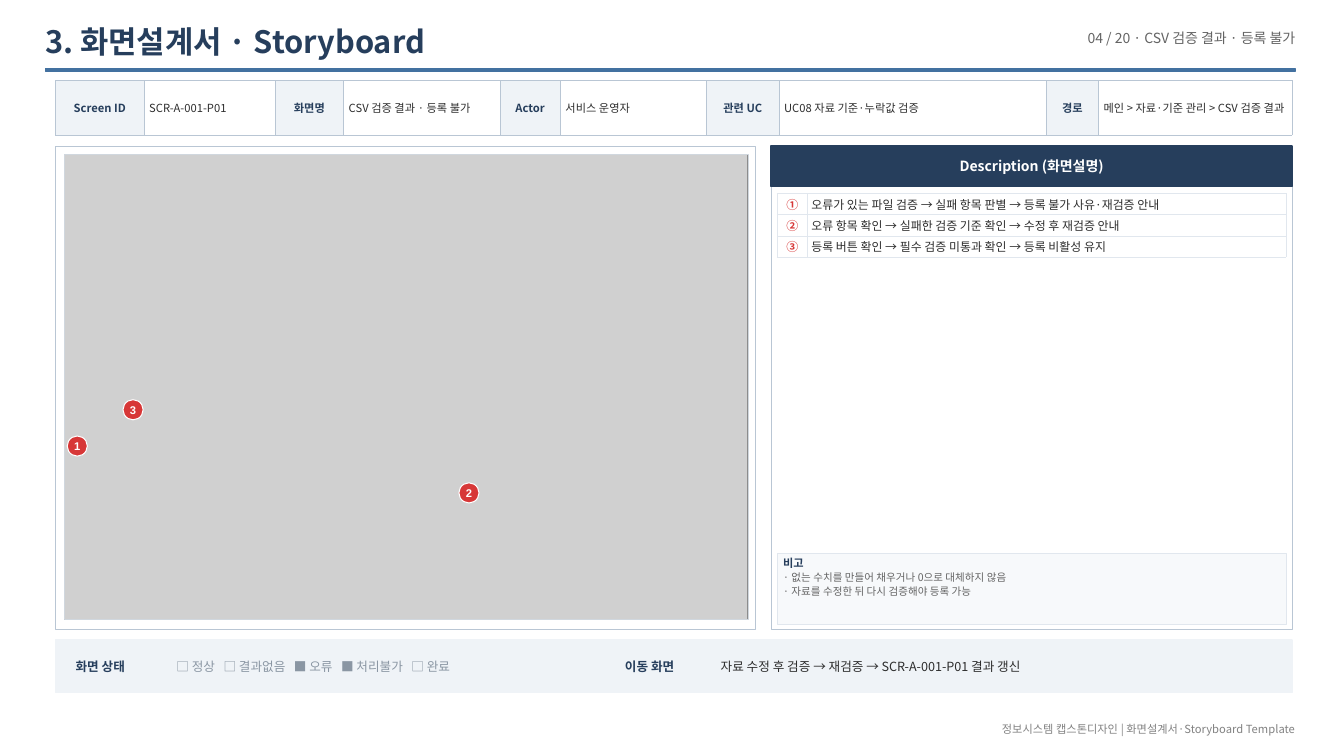
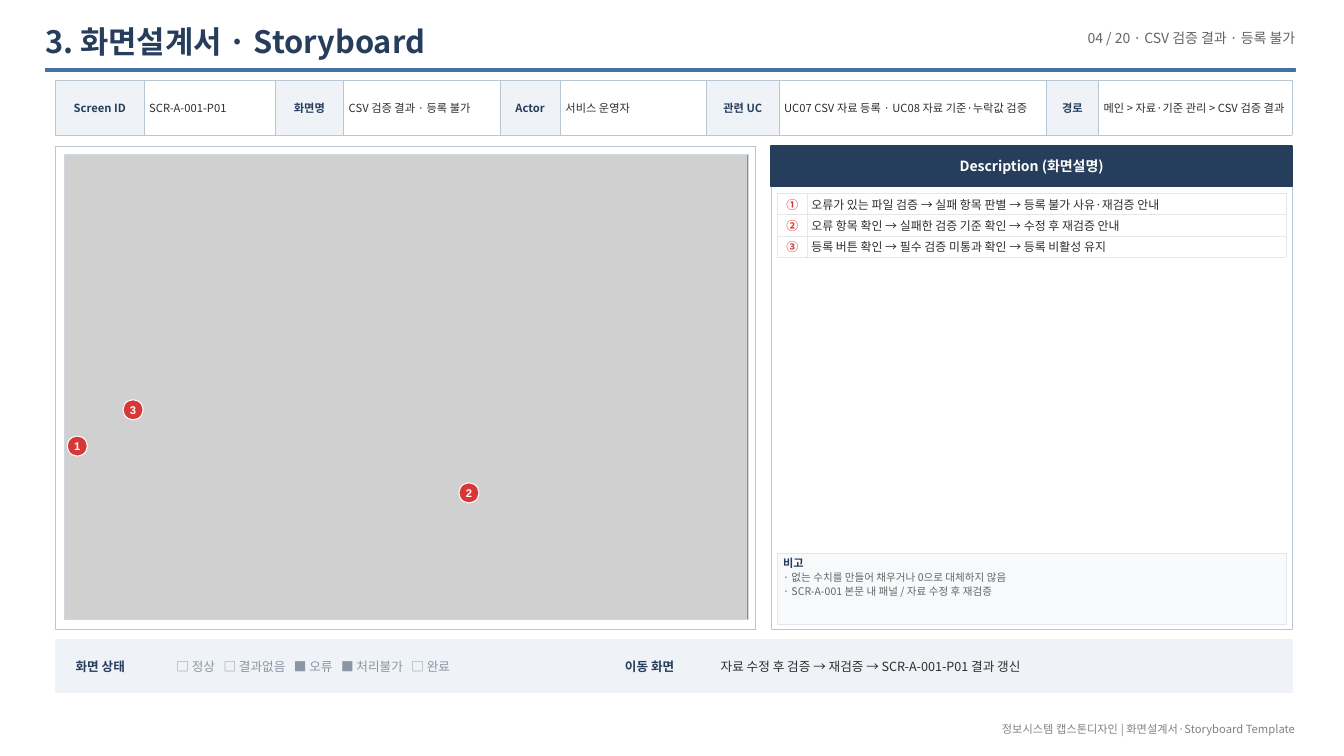
Before and after one commit to LSB-afk/-Information-Systems-Capstone-Design, a slide deck: slide 29 of 00_제출/Red 화면설계서_20261003.pptx. Drawn at 1344x756 pixels with LibreOffice and Linux fonts; fonts in the diff are those of the drawing; grey boxes stand for pictures. Boxes give left, top, right and bottom in pixels: in the first picture for what was removed or moved away, otherwise in the second. Text is boxed around its words. In the diff, an @@ line names an element or a change of style, - is before the commit and + after.

```diff
--- a/00_제출/Red 화면설계서_20261003.pptx
+++ b/00_제출/Red 화면설계서_20261003.pptx
@@ table at [55, 81, 1293, 135] @@
-row 1, column 8: UC08 자료 기준·누락값 검증
+row 1, column 8: UC07 CSV 자료 등록 · UC08 자료 기준·누락값 검증
@@ text at [791, 586, 992, 596]: text changed @@
-· 자료를 수정한 뒤 다시 검증해야 등록 가능
+· SCR-A-001 본문 내 패널 / 자료 수정 후 재검증
```
Also in this commit, not shown: 27 other slides changed, 7 other files.
